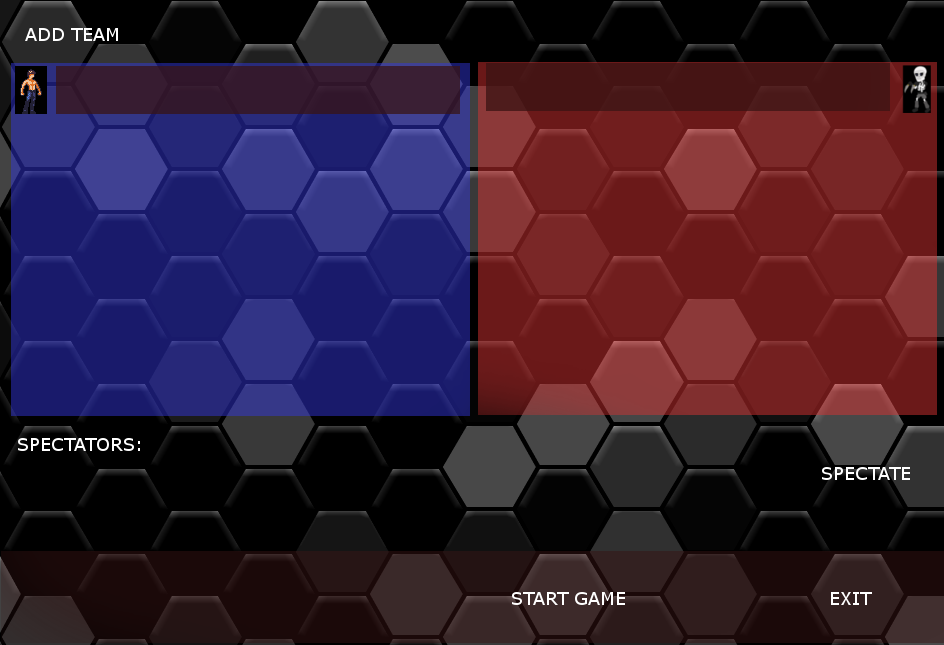
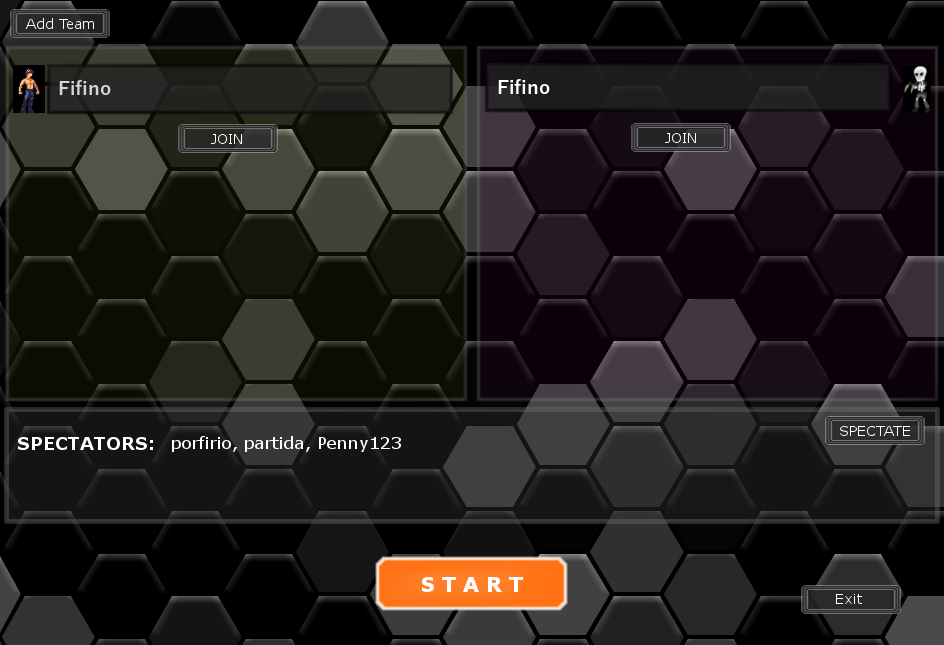
Revision of a layered 944px x 645px image; what changed, layer by layer:
added group "Teams" with 24 layers in group "LobbyFrames" over left=5, top=9, right=939, bottom=402
moved "Buttons" into group "Teams" over left=10, top=9, right=910, bottom=605
moved "Users" into group "Teams" over left=13, top=61, right=931, bottom=115
renamed "Capa nueva#6" to "Avatar", painted on it over left=13, top=65, right=931, bottom=114
removed layer "Capa nueva #9" from group "Team Blue" over left=56, top=66, right=460, bottom=114
added layer "UserFrameDark copy" in group "Team Blue" over left=46, top=63, right=454, bottom=115
renamed "Capa pegada#1" to "UserName", showed it, moved it above "UserFrameDark", painted on it over left=486, top=63, right=890, bottom=111
renamed "Capa pegada #2" to "UserFrameDark", painted on it over left=484, top=61, right=892, bottom=113
added layer "Yellow" in group "Teams" over left=5, top=45, right=468, bottom=402
renamed "Capa nueva #6" to "Blue", moved it into group "Teams", painted on it over left=11, top=45, right=939, bottom=416
removed layer "Capa nueva #8" from group "BackFrames" over left=1, top=551, right=944, bottom=643
added group "BottomSection" with 19 layers in group "LobbyFrames" over left=4, top=407, right=940, bottom=642
added group "Actions" with 10 layers in group "BottomSection" over left=4, top=551, right=940, bottom=642
added group "Buttons #3" with 8 layers in group "Actions" over left=361, top=552, right=901, bottom=616
added group "StartGameButton" with 3 layers in group "Buttons #3" over left=361, top=552, right=583, bottom=616
added layer "Button #2" in group "StartGameButton" over left=375, top=556, right=568, bottom=611
added group "SpectateSection" with 7 layers in group "BottomSection" over left=4, top=407, right=940, bottom=524
added layer "Spectators" in group "SpectateSection" over left=4, top=407, right=940, bottom=524
…and 23 more changes (18 added, 1 painted, 4 removed, 1 renamed, 1 stack)
